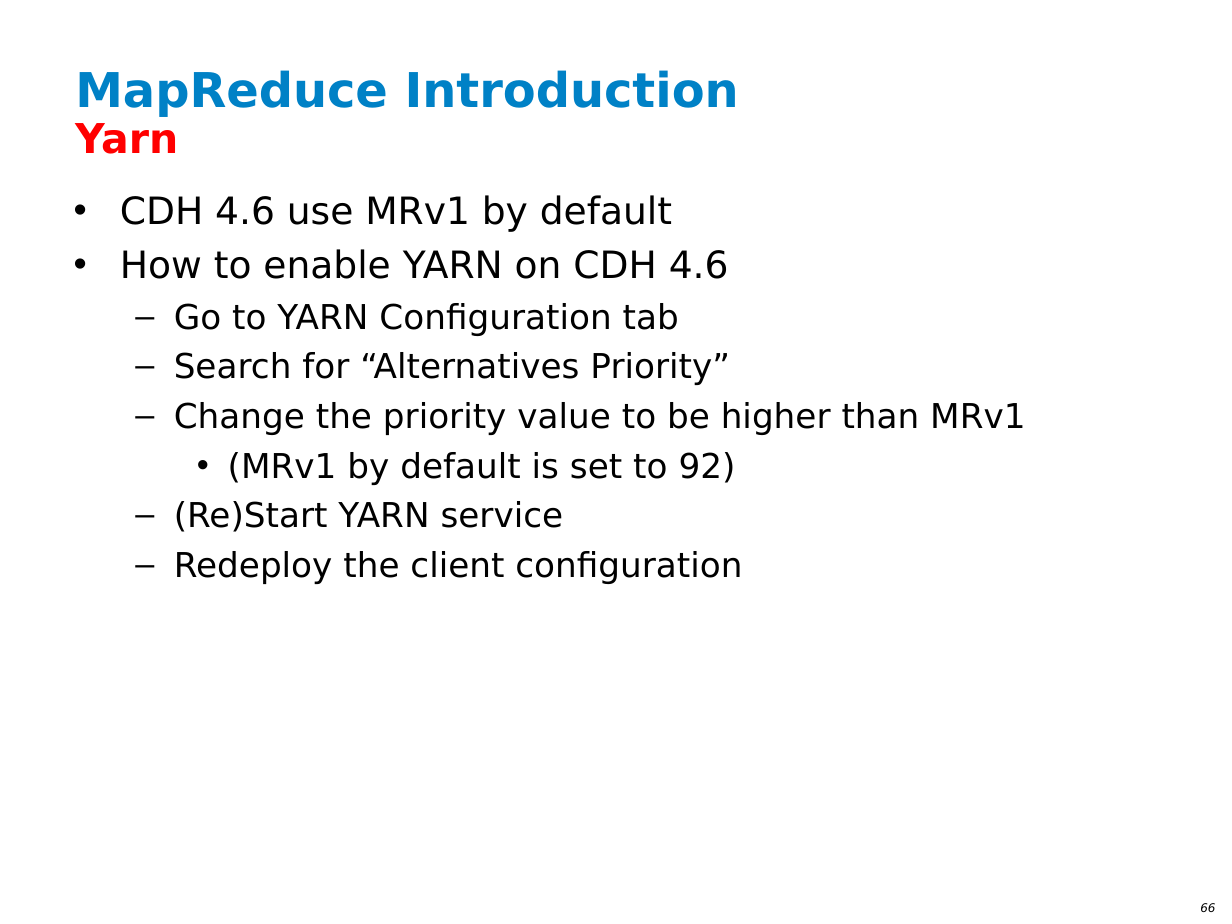
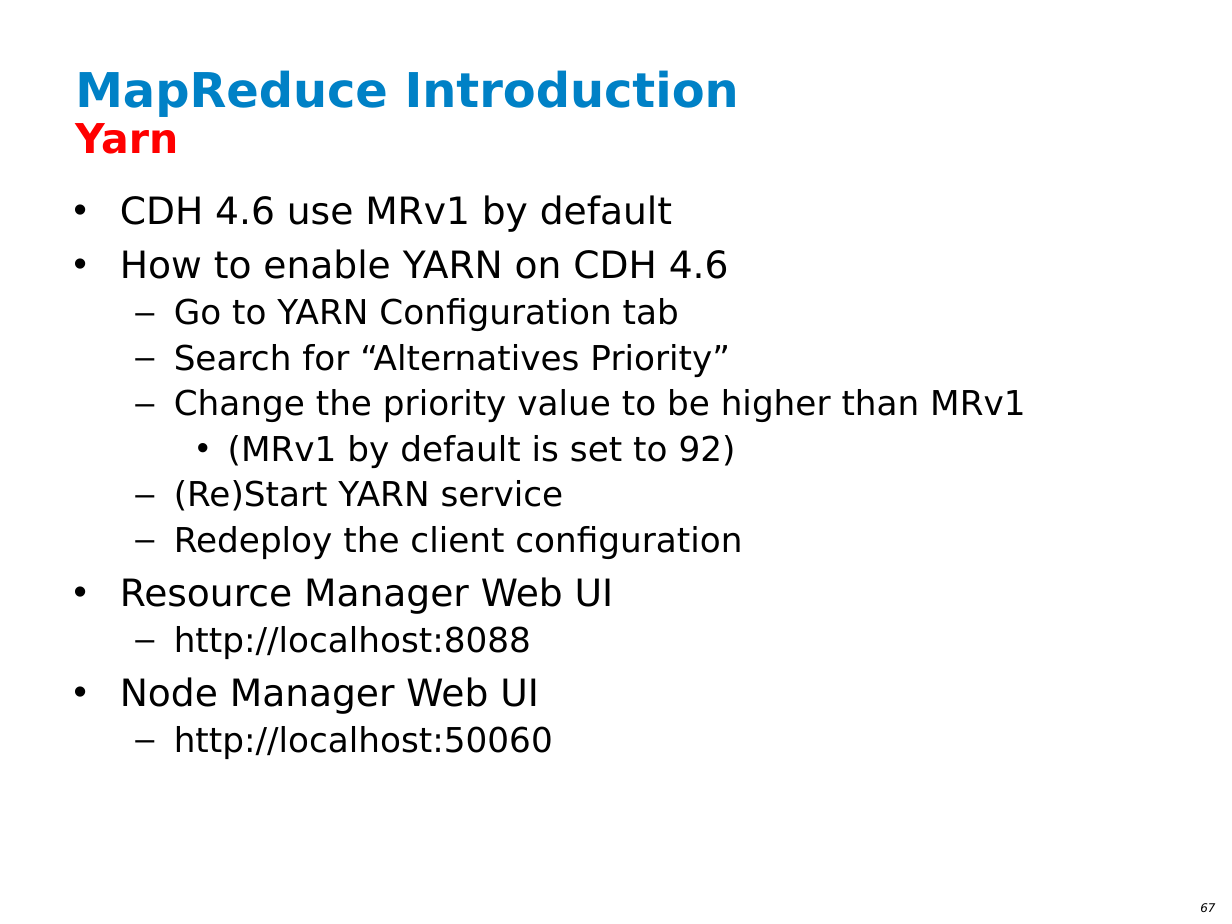
Before and after one commit to ianlin/small-data, a slide deck: slide 67 of training/III_Hadoop_20140607.ppt (slide 66 before the commit). Drawn at 1232x924 pixels with LibreOffice and Linux fonts; fonts in the diff are those of the drawing; background and template pictures are left out. Boxes give left, top, right and bottom in pixels: in the first picture for what was removed or moved away, otherwise in the second. Text is boxed around its words. In the diff, an @@ line names an element or a change of style, - is before the commit and + after.

Commit message:
MODIFY: update slide

```diff
--- a/training/III_Hadoop_20140607.ppt
+++ b/training/III_Hadoop_20140607.ppt
@@ text at [174, 298, 1025, 559]: line spacing 1 to 0.9 @@
@@ text at [120, 577, 614, 759]: paragraphs added @@
+• Resource Manager Web UI
+  – http://localhost:8088
+• Node Manager Web UI
+  – http://localhost:50060
@@ page number at [1200, 903, 1215, 912]: text changed @@
-66
+67
```
Also in this commit, not shown: 1 other slide changed, 1 slide added.
